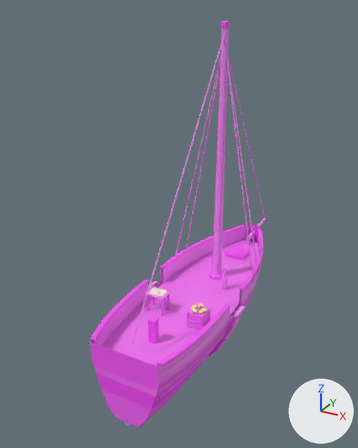
A saved change to the glTF model art/models/sloop_hull.glb.
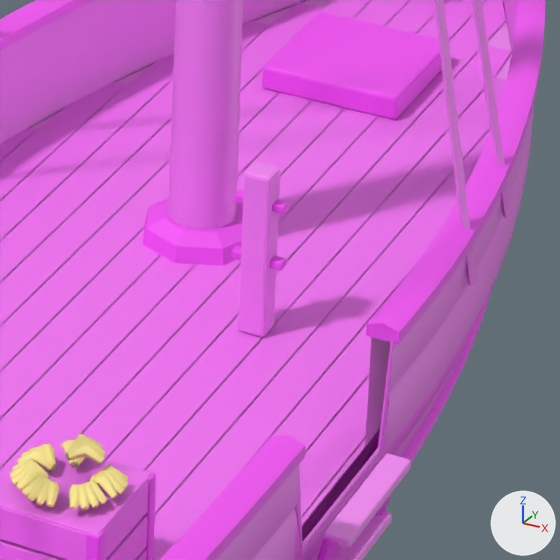
Each version appears first whole from a 50 mm camera at (7.5, -15.65, 11.7) aimed at (-0.96, -0.27, 4.01), and next in a close-up on the part from 53% to 74% of the width and 54% to 71% of the height. The lights are fixed; the arrows at lower right show +X, +Y and +Z. The older version's two pictures come first. Vertices at exactly the same position are counted once.

The older version as bpy lines, for what is in view:
```python
me_hull = bpy.data.meshes.new('hull')
me_hull.from_pydata(...)  # 8019 vertices, 13892 faces; spans x -2.01..2.01, y -5.6..7.22, z -1.04..11.25
me_hull.materials.append(mat_defaultmaterial)
ob_hull = bpy.data.objects.new('hull', me_hull)
ob_hull.location = (0.0, 0.0, 0.0)
```
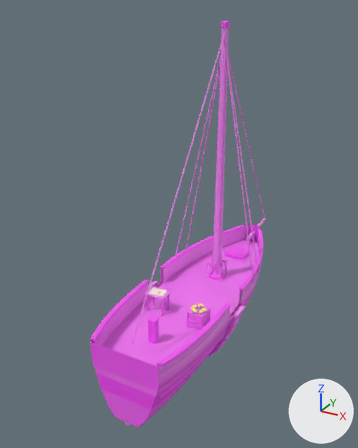
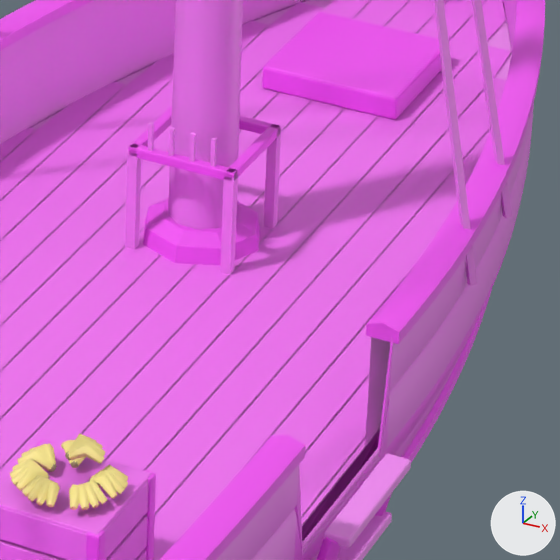
What differs and where, as boxes (x1, y1, x2, y2) in the close-ups (560 x 560 px; the box of a moved part takes in the faces that stretch with it):
part 1 of me_hull, moved or reshaped: before (232, 246, 286, 270); after (129, 144, 237, 181)
part 2 of me_hull, added (pink): after (263, 131, 281, 229)
part 3 of me_hull, added (pink): after (125, 151, 141, 249)
part 4 of me_hull, added (pink): after (220, 176, 238, 275)
part 5 of me_hull, added: after (148, 122, 154, 151)
part 6 of me_hull, added: after (168, 127, 175, 156)
part 7 of me_hull, added: after (189, 132, 196, 162)
part 8 of me_hull, added: after (210, 138, 217, 167)
part 9 of me_hull, added (pink): after (128, 106, 281, 181)
part 10 of me_hull, deleted: before (234, 190, 289, 214)
part 11 of me_hull, deleted (pink): before (238, 162, 281, 337)
part 12 of me_hull, recoloured: (121, 106, 325, 342) in both

What the commit changed:
me_hull is used by ob_hull; location (0.0, 0.0, 0.0).
me_hull had 8019 vertices, 13892 faces and spanned x -2.01..2.01, y -5.6..7.22, z -1.04..11.25.
me_hull now has 8111 vertices, 14064 faces and spans x -2.01..2.01, y -5.6..7.22, z -1.04..11.25.
me_hull part 1: the loose piece of 56 vertices spanning x 0.55..0.85, y 0.47..0.54, z 1.62..1.67 is scaled about its middle by (2.25, 0.832, 1.25), then moved by (-0.7, 0.5, 0.17).
me_hull part 2: a new loose piece, a box spanning x 0.27..0.33, y 1.57..1.63, z 1.2..1.82, in mat_defaultmaterial.
me_hull part 3: a new loose piece, a box spanning x -0.33..-0.27, y 0.97..1.03, z 1.2..1.82, in mat_defaultmaterial.
me_hull part 4: a new loose piece, a box spanning x 0.27..0.33, y 0.97..1.03, z 1.2..1.82, in mat_defaultmaterial.
me_hull part 5: a new loose piece, a box spanning x -0.213..-0.188, y 0.988..1.013, z 1.82..2.02, in mat_defaultmaterial.
me_hull part 6: a new loose piece, a box spanning x -0.083..-0.058, y 0.988..1.013, z 1.82..2.02, in mat_defaultmaterial.
me_hull part 7: a new loose piece, a box spanning x 0.047..0.072, y 0.988..1.013, z 1.82..2.02, in mat_defaultmaterial.
me_hull part 8: a new loose piece, a box spanning x 0.177..0.203, y 0.988..1.013, z 1.82..2.02, in mat_defaultmaterial.
me_hull part 9: a new loose piece of 140 vertices spanning x -0.33..0.33, y 0.97..1.63, z 1.79..1.85, in mat_defaultmaterial.
me_hull part 10: the loose piece of 56 vertices spanning x 0.55..0.85, y 0.47..0.54, z 1.98..2.03 is deleted.
me_hull part 11: the loose piece of 56 vertices spanning x 0.62..0.78, y 0.42..0.58, z 1.2..2.2 is deleted.
me_hull part 12: 102 kept faces spanning x -0.55..0.99, y 0.0..2.0, z -0.6..11.2 get new vertex colours.
Other edits to the shape of me_hull do not show in these pictures.
